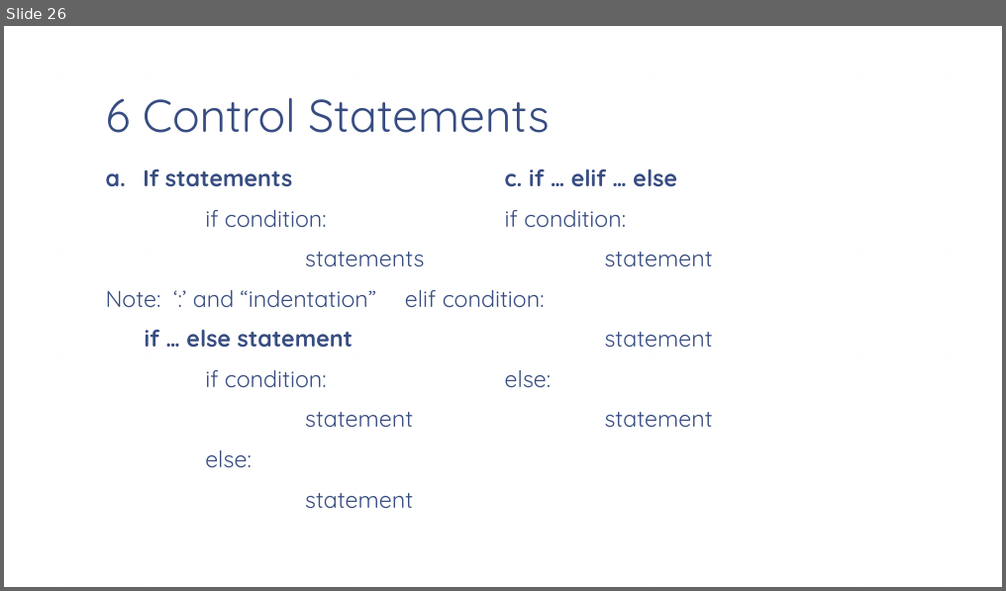
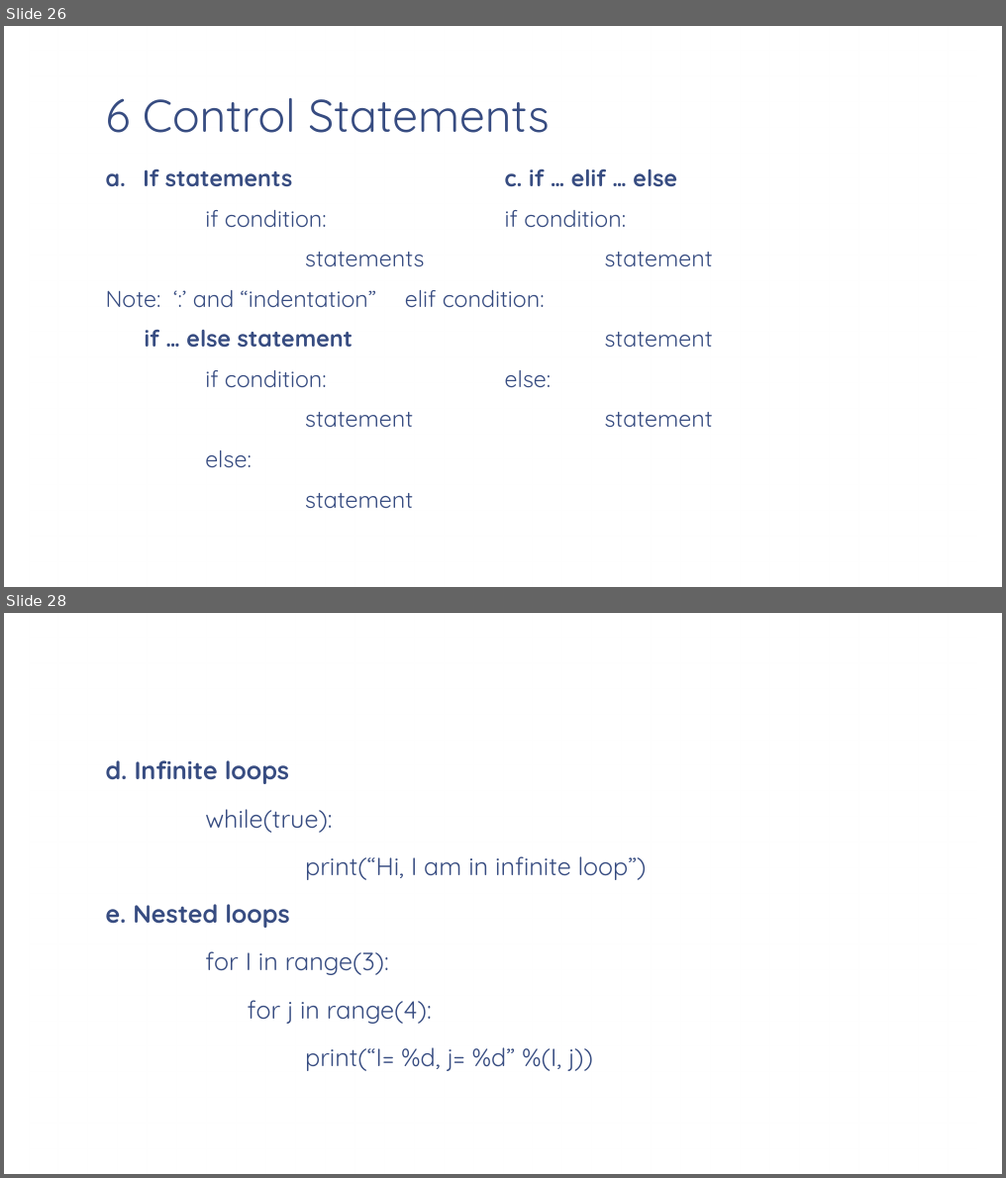
Before and after one commit to vaishnavi-consultants/Computer-Science, a slide deck: Python/Session2/PPT/Python_Fundamentals(Notes).pptx. Shown one above the other, each under a label of ours: slide 26 before the commit, slides 26 and 28 after it; the slides between them are not shown. The pictures are 1006x591 and 1006x1178 pixels, drawn with LibreOffice and Linux fonts; fonts in the diff are those of the drawing; background and template pictures are left out. Boxes give left, top, right and bottom in pixels: in the first picture for what was removed or moved away, otherwise in the second. Text is boxed around its words. In the diff, an @@ line names an element or a change of style, - is before the commit and + after.

```diff
--- a/Python/Session2/PPT/Python_Fundamentals(Notes).pptx
+++ b/Python/Session2/PPT/Python_Fundamentals(Notes).pptx
@@ slide 28 added at [4, 613, 1002, 1174], background picture (left out); not listed: 1 template element that a slide beside it also shows @@
@@ text added at [106, 761, 647, 1071], 24 pt, text #374C81 @@
+d. Infinite loops
+while(true):
+print(“Hi, I am in infinite loop”)
+e. Nested loops
+for I in range(3):
+for j in range(4):
+print(“I= %d, j= %d” %(I, j))
```
Also in this commit, not shown: 5 slides changed, 4 other slides added.
